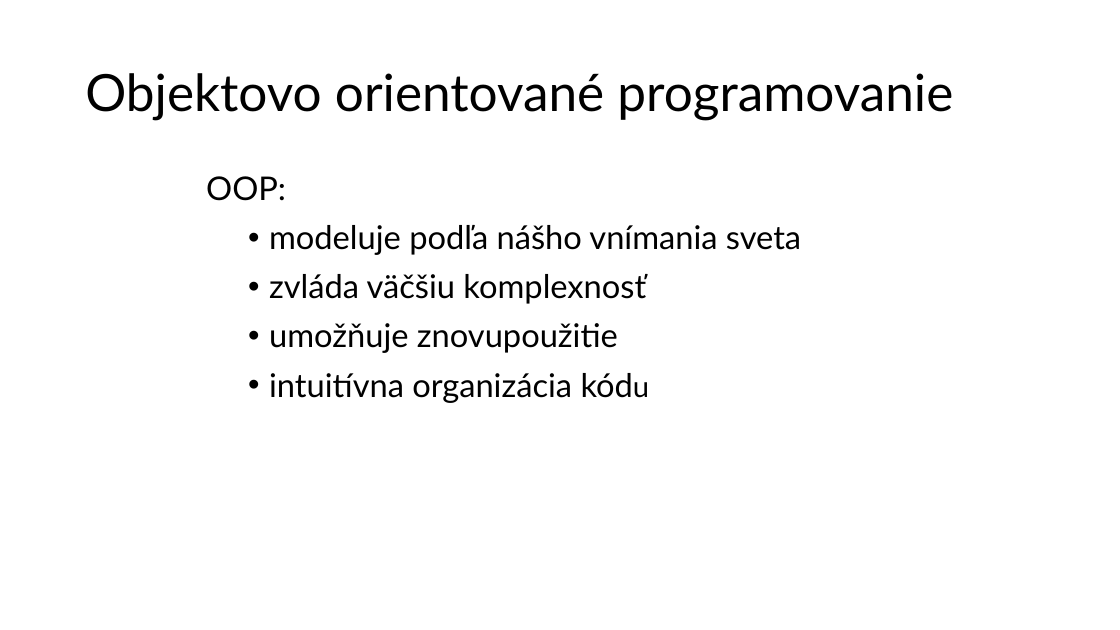
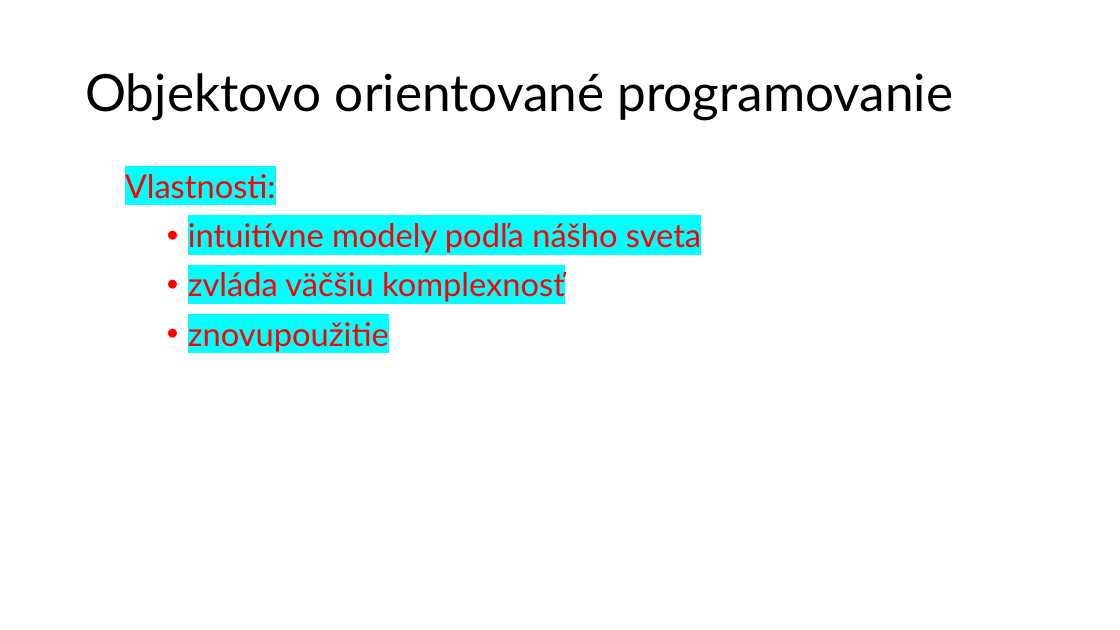
Before and after one commit to wagjo/oop, a slide deck: slide 9 of prezentacie/t01w.pptx (slide 7 before the commit). Drawn at 1120x630 pixels with LibreOffice and Linux fonts; fonts in the diff are those of the drawing. Boxes give left, top, right and bottom in pixels: in the first picture for what was removed or moved away, otherwise in the second. Text is boxed around its words. In the diff, an @@ line names an element or a change of style, - is before the commit and + after.

```diff
--- a/prezentacie/t01w.pptx
+++ b/prezentacie/t01w.pptx
@@ text "Vlastnosti:": place and size @@
-text "Vlastnosti:" at [206, 176, 801, 403]
+text "Vlastnosti:" at [125, 174, 701, 352]
@@ text at [125, 174, 701, 253]: text changed; text colour #000000 to #FF0000 @@
-OOP:
-  • modeluje podľa nášho vnímania sveta
+Vlastnosti:
+  • intuitívne modely podľa nášho sveta
@@ text at [188, 272, 565, 302]: text colour #000000 to #FF0000, highlight none to #00FFFF in "zvláda väčšiu komplexnosť" @@
@@ text at [188, 322, 389, 352]: text changed; text colour #000000 to #FF0000 @@
-  • umožňuje znovupoužitie
-  • intuitívna organizácia kódu
+  • znovupoužitie
```
Also in this commit, not shown: 7 other slides changed, 2 slides added, 2 other files.
